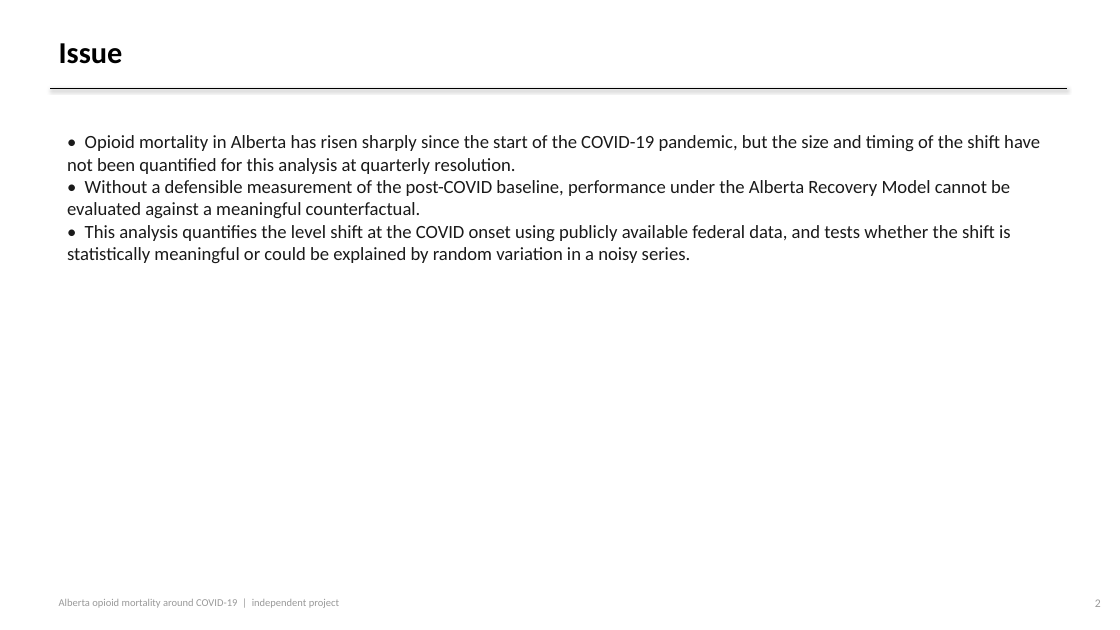
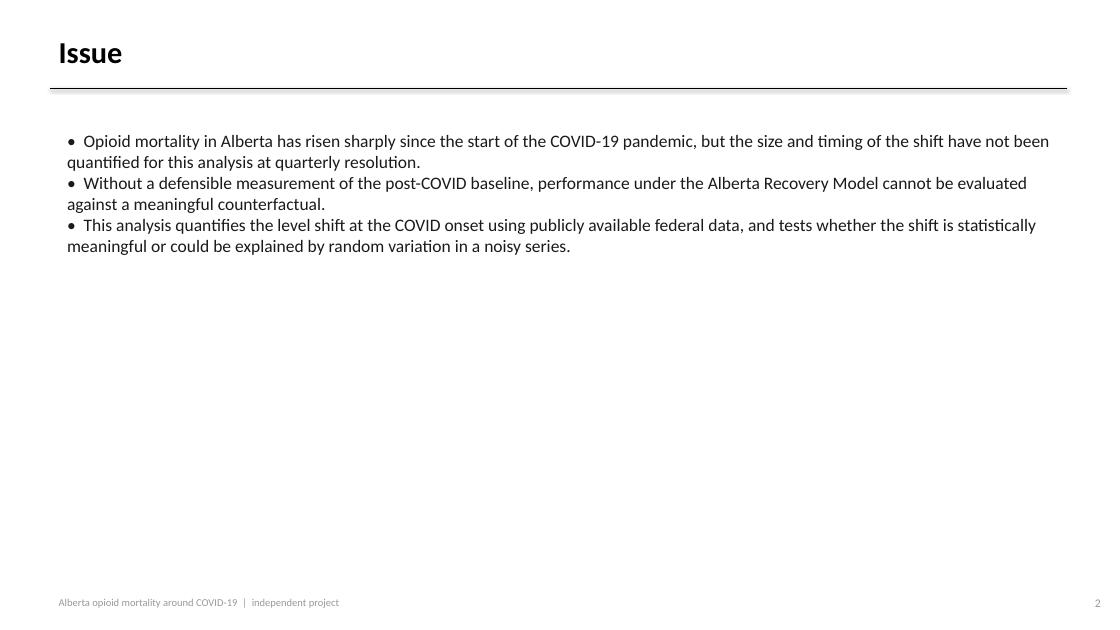
Before and after one commit to Adilbek123/alberta-substance-use-trends, a slide deck: slide 2 of slides.pptx. Drawn at 1120x630 pixels with LibreOffice and Linux fonts; fonts in the diff are those of the drawing. Boxes give left, top, right and bottom in pixels: in the first picture for what was removed or moved away, otherwise in the second. Text is boxed around its words. In the diff, an @@ line names an element or a change of style, - is before the commit and + after.

```diff
--- a/slides.pptx
+++ b/slides.pptx
@@ text "• Opioid mortality in Alberta ..." at bbox=[67, 135, 1050, 255]: size 16 to 15 pt @@
```
Also in this commit, not shown: 6 other slides changed, 1 slide added, 4 other files.
